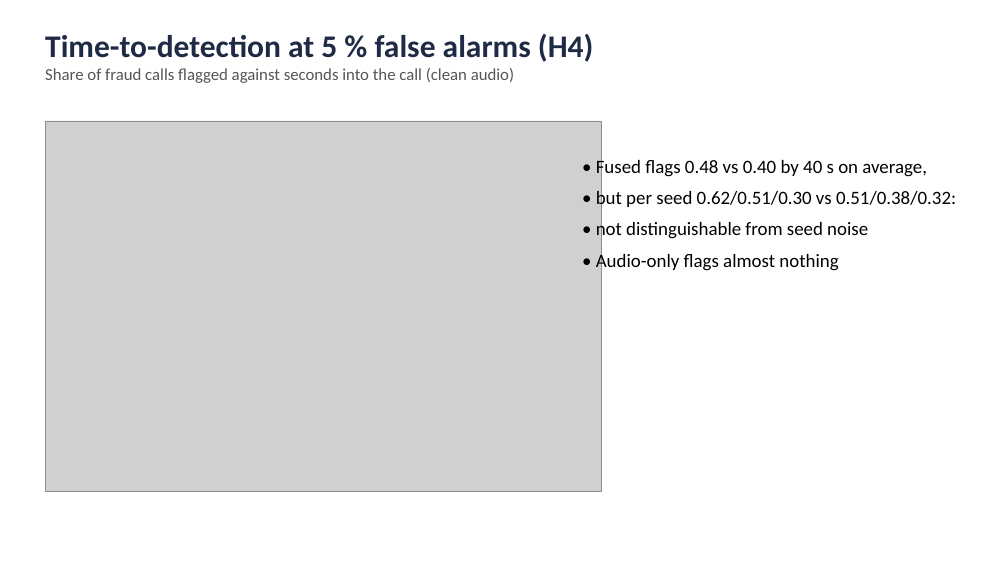
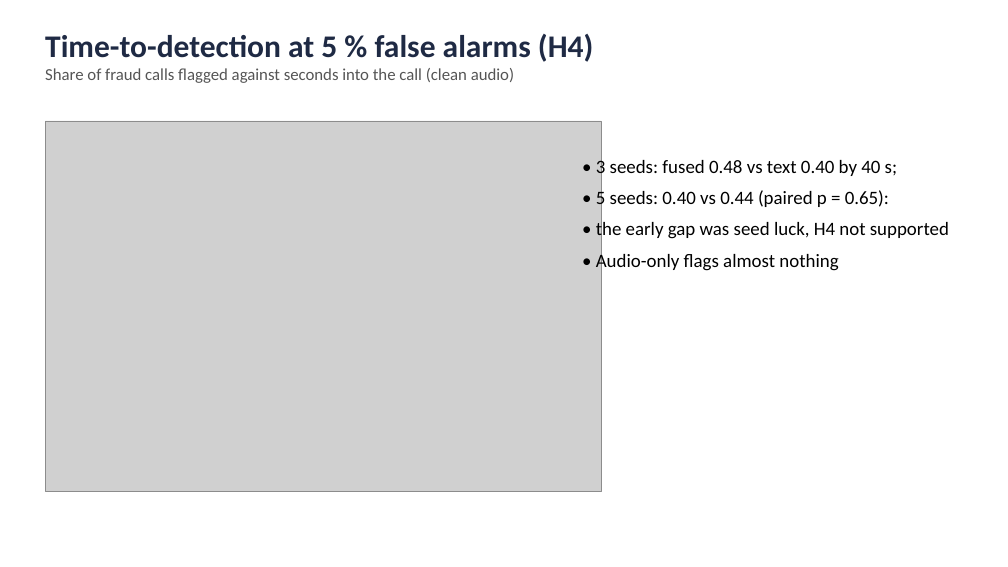
Before and after one commit to gkarthik04/fraudcall, a slide deck: slide 11 of report/slides.pptx. Drawn at 1008x567 pixels with LibreOffice and Linux fonts; fonts in the diff are those of the drawing; grey boxes stand for pictures. Boxes give left, top, right and bottom in pixels: in the first picture for what was removed or moved away, otherwise in the second. Text is boxed around its words. In the diff, an @@ line names an element or a change of style, - is before the commit and + after.

Commit message:
Five-seed paired tests, alert rule, 512-token and calibration analyses; update report, slides and docs

```diff
--- a/report/slides.pptx
+++ b/report/slides.pptx
@@ text at [596,158,949,241]: text changed @@
-• Fused flags 0.48 vs 0.40 by 40 s on average,
-• but per seed 0.62/0.51/0.30 vs 0.51/0.38/0.32:
-• not distinguishable from seed noise
+• 3 seeds: fused 0.48 vs text 0.40 by 40 s;
+• 5 seeds: 0.40 vs 0.44 (paired p = 0.65):
+• the early gap was seed luck, H4 not supported
```
Also in this commit, not shown: 3 other slides changed, 1 slide added, 25 other files.
